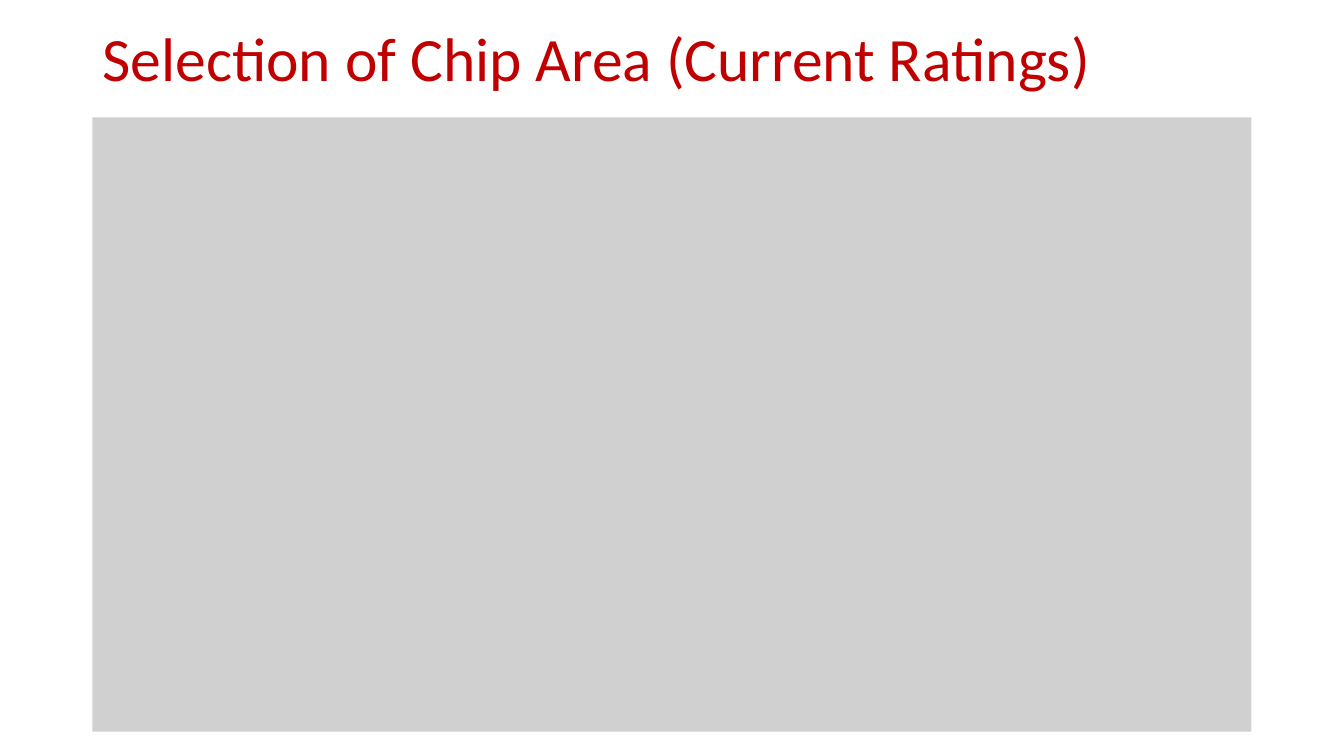
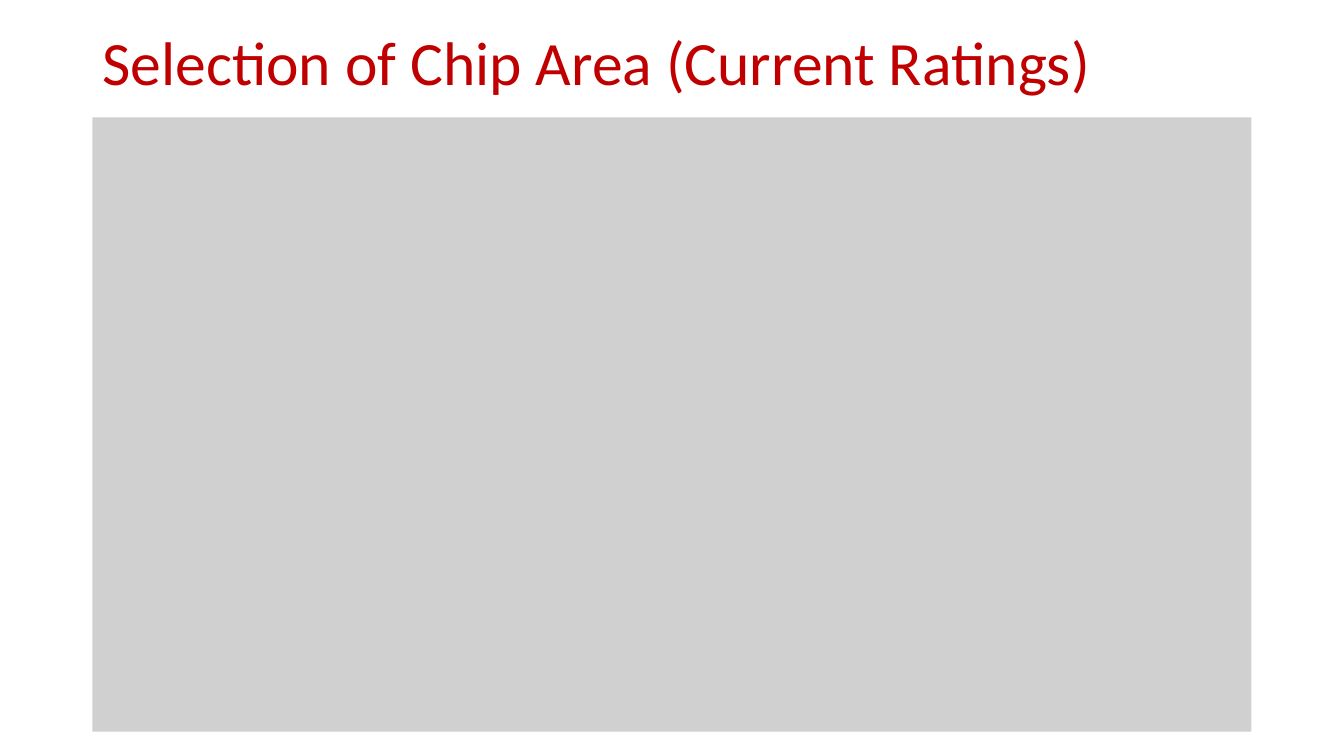
Before and after one commit to EnesAyaz/KTH, a slide deck: slide 2 of Weekly-Reports/GenericLossAnalysis_v1.pptx. Drawn at 1344x756 pixels with LibreOffice and Linux fonts; fonts in the diff are those of the drawing; grey boxes stand for pictures. Boxes give left, top, right and bottom in pixels: in the first picture for what was removed or moved away, otherwise in the second. Text is boxed around its words. In the diff, an @@ line names an element or a change of style, - is before the commit and + after.

Commit message:
adding presentations

```diff
--- a/Weekly-Reports/GenericLossAnalysis_v1.pptx
+++ b/Weekly-Reports/GenericLossAnalysis_v1.pptx
@@ title "Selection of Chip Area (Current ...": place and size @@
-title "Selection of Chip Area (Current ..." at [102, 36, 1090, 92]
+title "Selection of Chip Area (Current ..." at [102, 40, 1090, 96]
```
Also in this commit, not shown: 6 other files.
